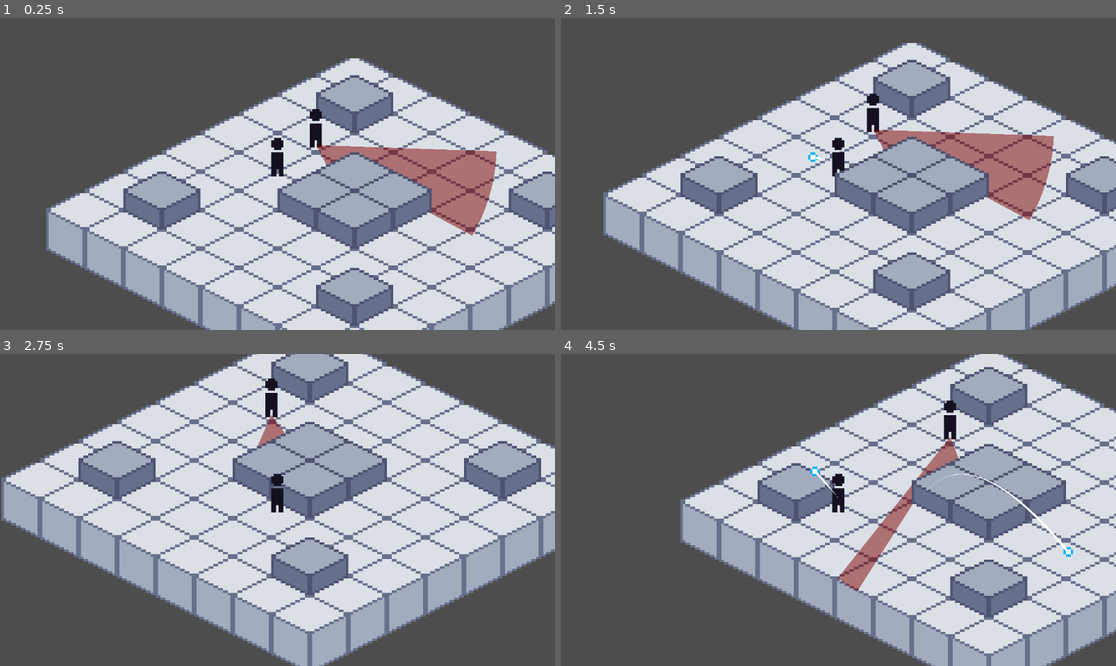
Above: before the commit, frames 1-4 (two rows, left to right).
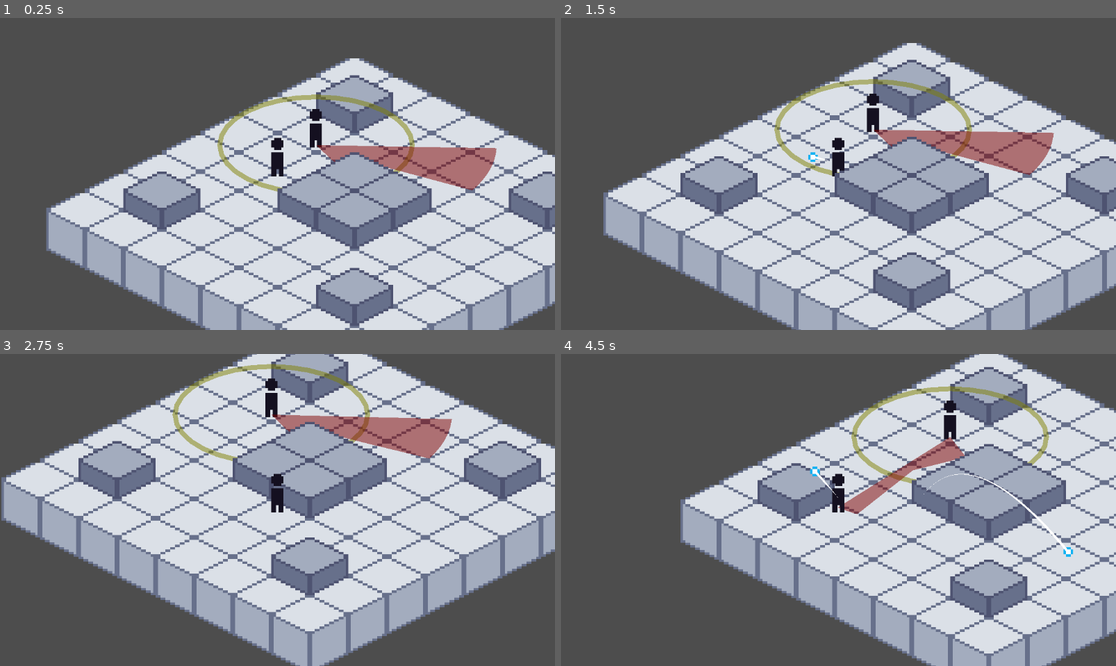
Above: after the commit, the same moments.

Repository: Brooklyn-Dev/stealth-game
Game: Godot game, scene res://Scenes/Game.tscn
Two runs of this game, one before a commit and one after it. Both use one fixed random seed, a clock stepped at 60 frames per second and the inputs below.
Inputs (mouse positions are in pixels of both pictures, inside the frame that each line leads up to):
- Up to frame 1 (0.25 s): no input
- Up to frame 2 (1.5 s): tap Enter at 0.5 s; move the mouse to (960, 158) at 0.52 s; hold Right (ui_right) 0.53-1.28 s; click (960, 158) at 0.6 s; move the mouse to (727, 189) at 1.27 s; hold Down (ui_down) from 1.28 s (still down); click (727, 189) at 1.35 s
- Up to frame 3 (2.75 s): move the mouse to (333, 441) at 2.02 s; release Down (ui_down) at 2.03 s; hold Right (ui_right) from 2.03 s (still down); click (333, 441) at 2.1 s
- Up to frame 4 (4.5 s): move the mouse to (810, 572) at 2.77 s; release Right (ui_right) at 2.78 s; hold Up (ui_up) 2.78-3.53 s; click (810, 572) at 2.85 s; move the mouse to (1005, 556) at 3.52 s; hold Left (ui_left) from 3.53 s (still down); click (1005, 556) at 3.6 s; move the mouse to (672, 463) at 4.27 s; click (672, 463) at 4.35 s

The runs differ from the first frame. In frame 1, 2.8% of the frame differs, in the area x 39-90%, y 24-70%; in frame 2, 2.7%; in frame 3, 3.5%, in the area x 31-82%, y 3-35%; in frame 4, 3.0%.

Commit message:
feat: implement isometric vision cone and hearing zone

Diff:
--- a/Scenes/enemy/enemy.gd
+++ b/Scenes/enemy/enemy.gd
@@ -12,7 +12,7 @@
 @export var vision_angle := 60.0
 @export var vision_rays := 32
 
-@export var hearing_range := 75.0
+@export var hearing_range := 40.0 : set = set_hearing_range
 @export var investigate_time := 3.0
 var investigating := false
 var investigate_timer: float
@@ -22,6 +22,10 @@
 func set_facing_degrees(value: float):
 	facing_degrees = value
 	facing_direction = Vector2.RIGHT.rotated(deg_to_rad(value))
+	queue_redraw()
+
+func set_hearing_range(value: float):
+	hearing_range = value
 	queue_redraw()
 
 func _ready():
@@ -73,6 +77,19 @@
 	return not raycast.is_colliding() or raycast.get_collider() == player
 
 func _draw():
+	_draw_hearing_zone()
+	_draw_vision_cone()
+
+func _draw_hearing_zone() -> void:
+	var points = []
+	for i in range(33):
+		var angle = i * TAU / 32.0
+		var point = Vector2(cos(angle) * hearing_range, sin(angle) * hearing_range * 0.5)
+		points.append(point)
+
+	draw_polyline(points, Color.YELLOW * 0.5, 2)
+
+func _draw_vision_cone() -> void:
 	var half_angle = deg_to_rad(vision_angle / 2)
 	var points = [Vector2.ZERO]
 
@@ -87,12 +104,19 @@
 		if raycast.is_colliding():
 			end_point = to_local(raycast.get_collision_point())
 
+		end_point.y *= 0.5
 		points.append(end_point)
 
 	draw_colored_polygon(points, Color.RED * 0.5)
 
 func _on_orb_thrown(world_pos: Vector2):
-	if global_position.distance_to(world_pos) <= hearing_range:
+	var dist_to_orb = global_position.distance_to(world_pos)
+
+	var iso_offset = world_pos - global_position
+	iso_offset.y *= 0.5
+	var iso_dist = iso_offset.length()
+
+	if iso_dist <= hearing_range:
 		investigating = true
 		investigate_timer = investigate_time
 		target_facing = (world_pos - global_position).normalized()
